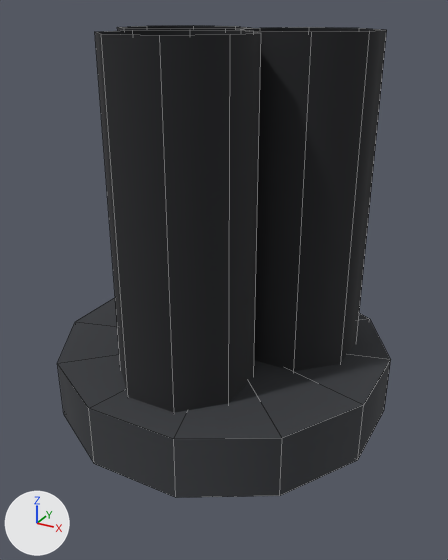
The OBJ model src/main/resources/assets/apocalypse_firstlight/models/block/power_cable/arm_cable_up.obj as it was, and as the next commit left it.
Rendered twice from a camera (50 mm lens) standing at (0.729, -0.916, 1.014) and looking at (0.503, -0.506, 0.809). The lights are fixed; the arrows at lower left show +X, +Y and +Z. The picture after the commit comes second. Mesh edges are drawn as thin lines. Where no turn or scale is listed for an object, it has been applied to the vertices. Vertices at exactly the same position are counted once.

Names of what the first picture shows: 'arm_cable_up'.
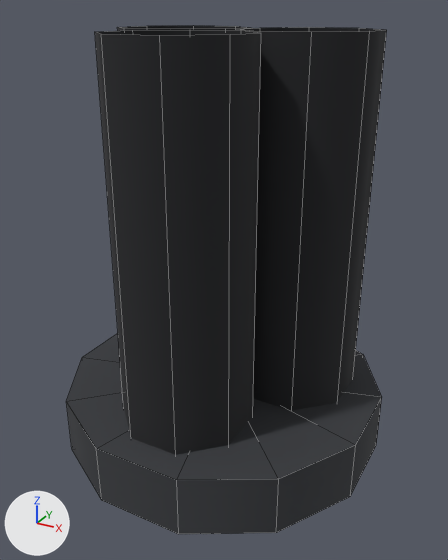
Commit message: +cable fix

Boxes [x1, y1, x2, y2] around the edits, measured in the pictures (448 x 560 px; the box of a moved part takes in the faces that stretch with it):
'arm_cable_up', reshaped (8% taller): before [57, 25, 391, 498]; after [66, 25, 387, 534]
part 1 of me_arm_cable_up, moved or reshaped: before [57, 298, 391, 498]; after [66, 333, 382, 534]
part 2 of me_arm_cable_up, moved or reshaped: before [115, 30, 359, 413]; after [115, 30, 359, 455]

What the commit changed:
me_arm_cable_up is used by ob_arm_cable_up; location (0.0, 0.0, 0.0).
me_arm_cable_up had 74 vertices, 60 faces and spanned x 0.364..0.636, y -0.636..-0.364, z 0.688..1.0.
me_arm_cable_up now has 74 vertices, 60 faces and spans x 0.367..0.633, y -0.633..-0.367, z 0.65..1.0.
me_arm_cable_up part 1: the loose piece of 26 vertices spanning x 0.364..0.636, y -0.636..-0.364, z 0.7..0.75 is scaled about its middle by (0.978, 0.978, 1), then moved by (0.0, 0.0, -0.037).
me_arm_cable_up part 2: all 24 vertices in x 0.398..0.602, y -0.61..-0.42, z 0.688 are moved by (0.0, 0.0, -0.038).
